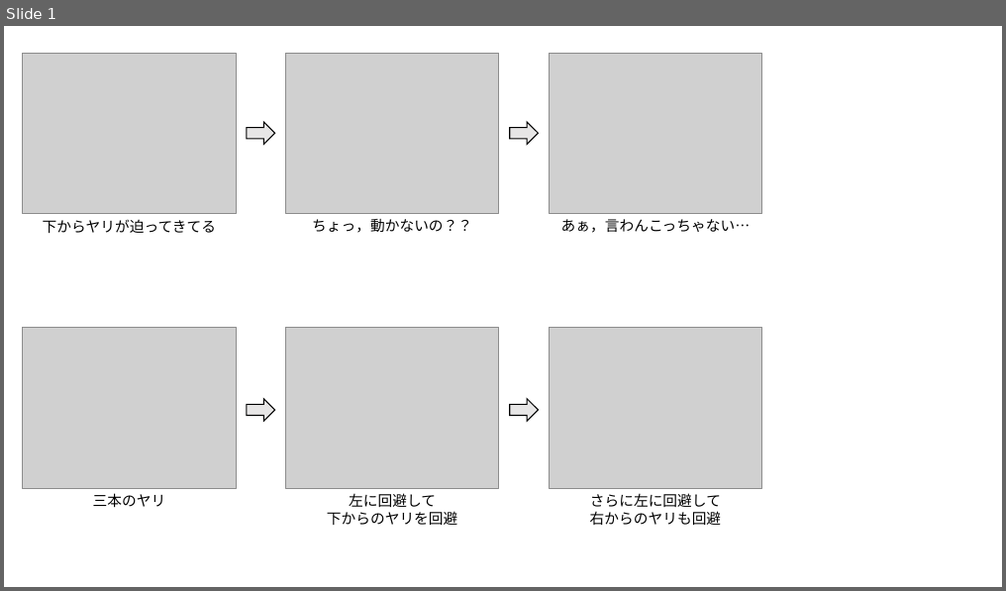
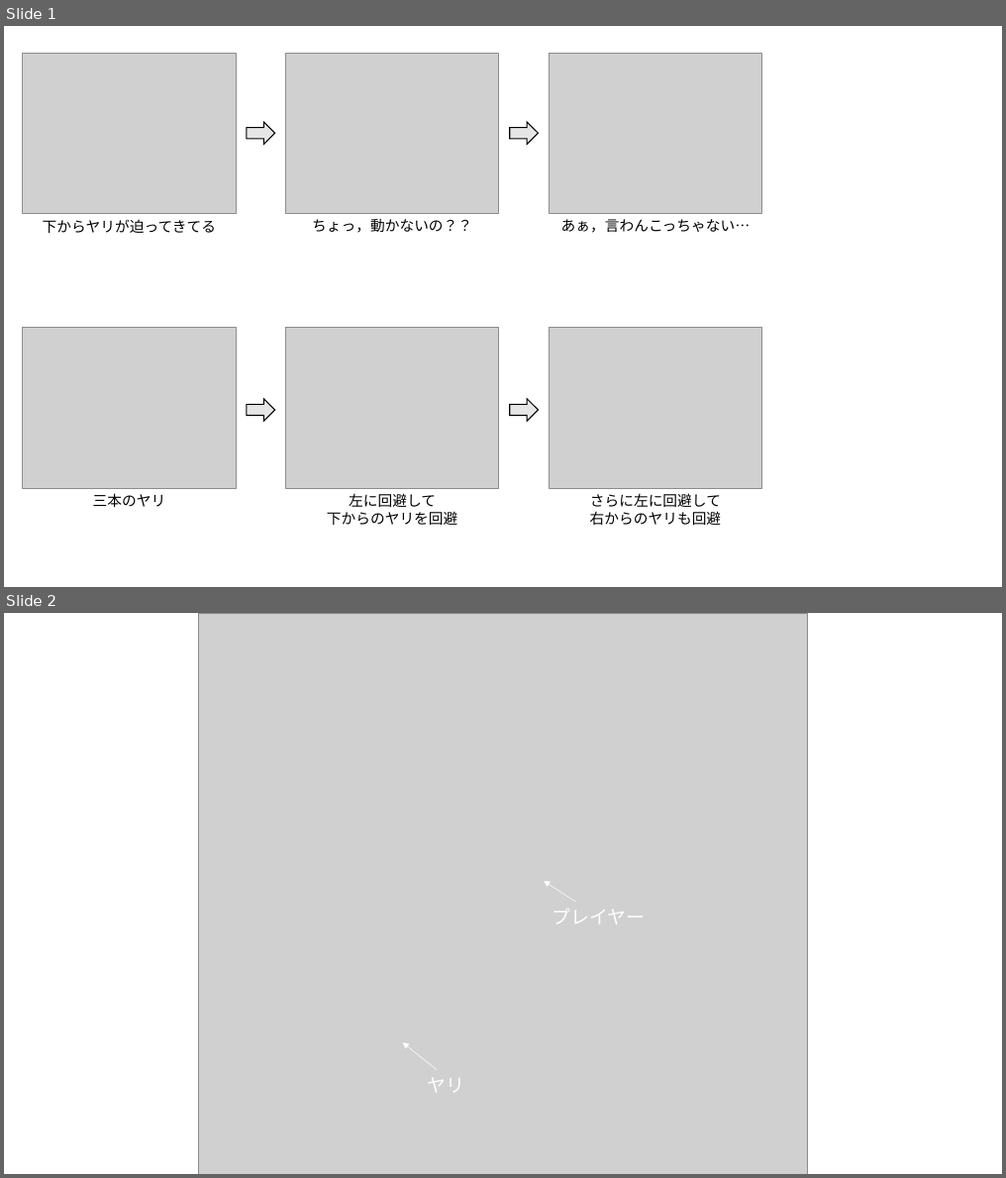
Before and after one commit to cafeunder/OnoLabBook, a slide deck: src/images/RL/ilst.pptx. Shown one above the other, each under a label of ours: slide 1 before the commit, slides 1 and 2 after it. The pictures are 1006x591 and 1006x1178 pixels, drawn with LibreOffice and Linux fonts; fonts in the diff are those of the drawing; grey boxes stand for pictures. Boxes give left, top, right and bottom in pixels: in the first picture for what was removed or moved away, otherwise in the second. Text is boxed around its words. In the diff, an @@ line names an element or a change of style, - is before the commit and + after.

```diff
--- a/src/images/RL/ilst.pptx
+++ b/src/images/RL/ilst.pptx
@@ slide 2 added at [4,613,1002,1174], background #FFFFFF @@
@@ group added at [199,613,808,1174]: 2 arrows, 2 texts, 1 picture @@
+プレイヤー
+ヤリ
```
Also in this commit, not shown: 2 other files.
